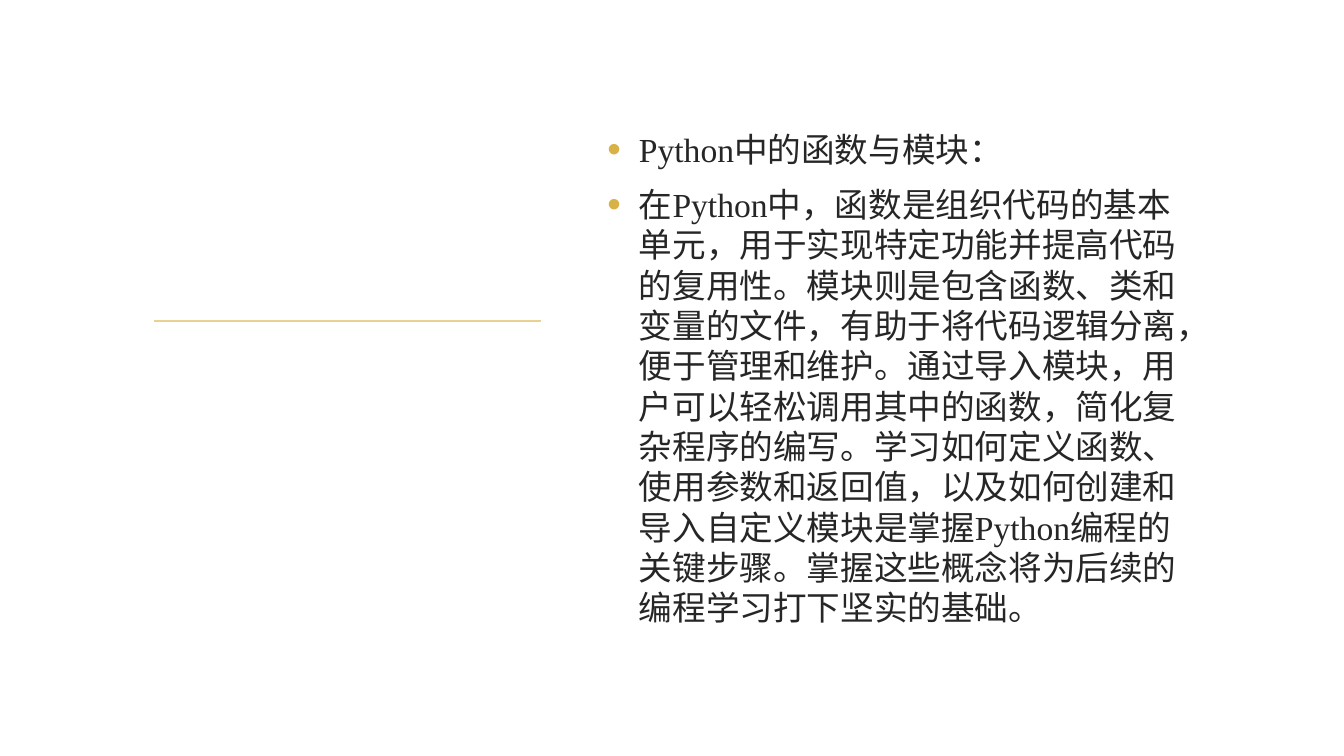
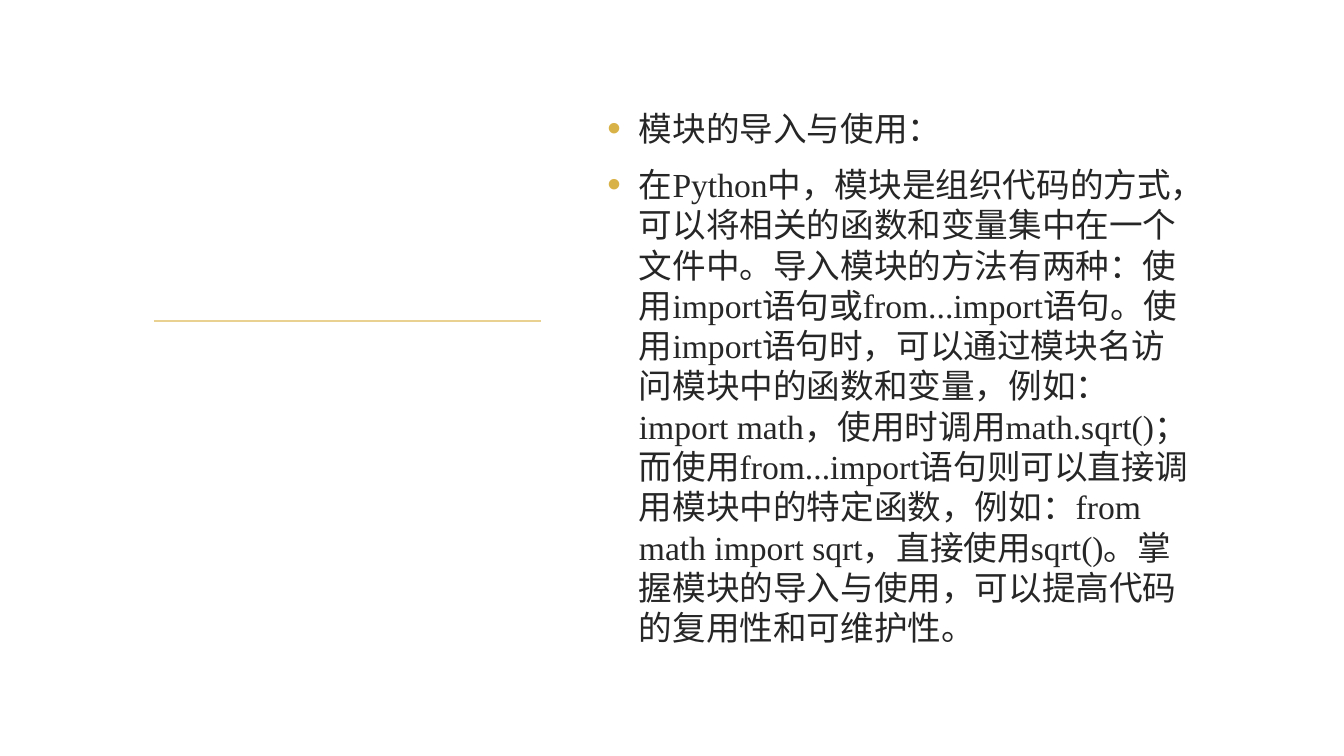
Before and after one commit to EmiyaredA/projects, a slide deck: slide 17 of presentation_generate/ppt_th/GeneratedPresentations/Python教程.pptx (slide 16 before the commit). Drawn at 1344x756 pixels with LibreOffice and Linux fonts; fonts in the diff are those of the drawing; background and template pictures are left out. Boxes give left, top, right and bottom in pixels: in the first picture for what was removed or moved away, otherwise in the second. Text is boxed around its words. In the diff, an @@ line names an element or a change of style, - is before the commit and + after.

```diff
--- a/presentation_generate/ppt_th/GeneratedPresentations/Python教程.pptx
+++ b/presentation_generate/ppt_th/GeneratedPresentations/Python教程.pptx
@@ text at (639,112,1205,643): text changed @@
-• Python中的函数与模块：
-• 在Python中，函数是组织代码的基本单元，用于实现特定功能并提高代码的复用性。模块则是包含函数、类和变量的文件，有助于将代码逻辑分离，便于管理和维护。通过导入模块，用户可以轻松调用其中的函数，简化复杂程序的编写。学习如何定义函数、使用参数和返回值，以及如何创建和导入自定义模块是掌握Python编程的关键步骤。掌握这些概念将为后续的编程学习打下坚实的基础。
+• 模块的导入与使用：
+• 在Python中，模块是组织代码的方式，可以将相关的函数和变量集中在一个文件中。导入模块的方法有两种：使用import语句或from...import语句。使用import语句时，可以通过模块名访问模块中的函数和变量，例如：import math，使用时调用math.sqrt()；而使用from...import语句则可以直接调用模块中的特定函数，例如：from math import sqrt，直接使用sqrt()。掌握模块的导入与使用，可以提高代码的复用性和可维护性。
```
Also in this commit, not shown: 21 other slides changed, 7 slides added, 2 slides removed, 7 other files.
